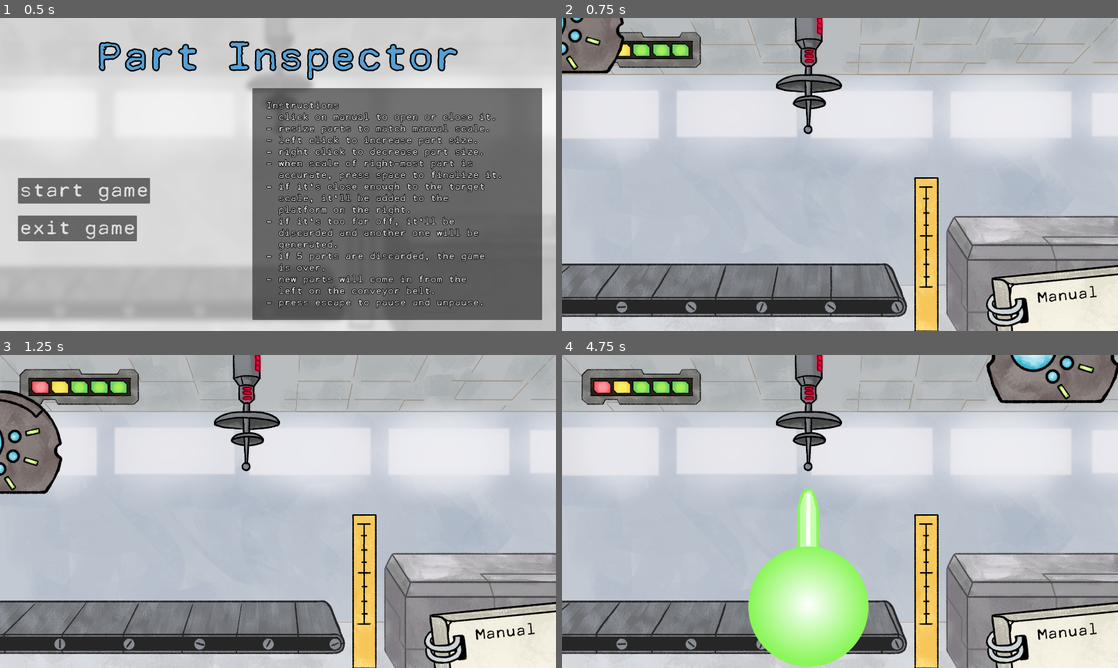
Above: before the commit, frames 1-4 (two rows, left to right).
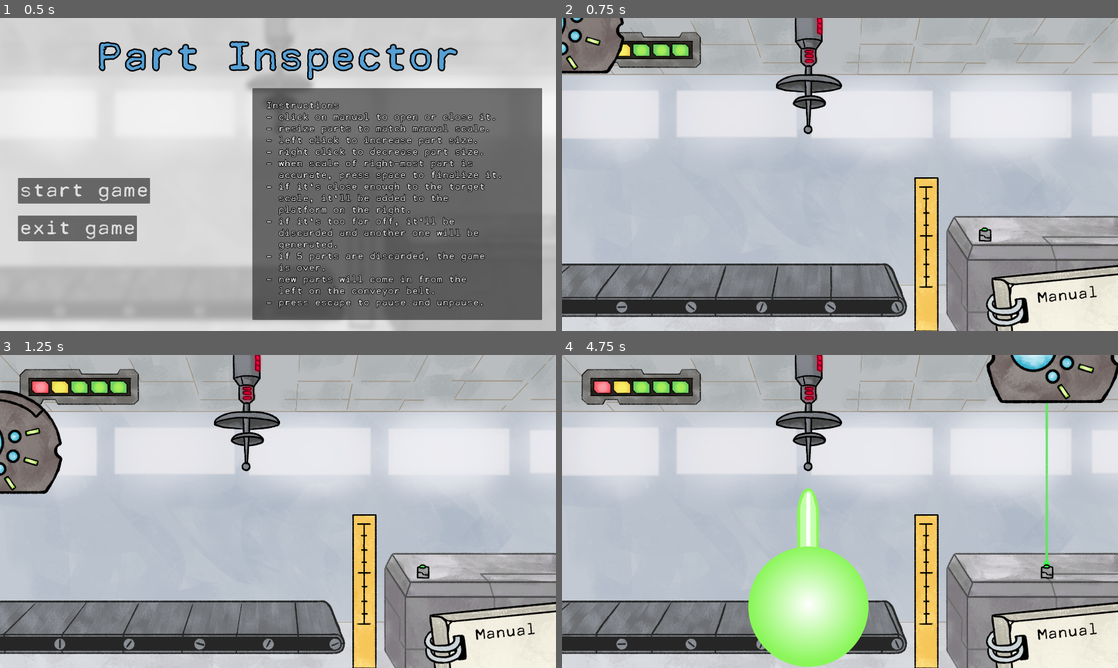
Above: after the commit, the same moments.

Repository: saadjiqbal/tip-the-scales
Game: Godot game, scene res://scenes/main_menu.tscn
The game is run twice, just before and just after one commit, with the same random seed, the same clock (stepped at 60 frames per second) and the same inputs.
Inputs (mouse positions are in pixels of both pictures, inside the frame that each line leads up to):
- Up to frame 1 (0.5 s): no input
- Up to frame 2 (0.75 s): click "start game" at 0.5 s
- Up to frame 3 (1.25 s): no input
- Up to frame 4 (4.75 s): tap Enter (ui_accept) at 1.25, 1.35, 1.52, 1.82, 2.27, 2.3, 2.57, 3.05, 3.6, 3.77, 4.07, 4.52, 4.55 s; move the mouse to (962, 495) at 1.27 s; click (962, 495) at 1.42 s; move the mouse to (589, 574) at 2.02 s; click (589, 574) at 2.1 s; move the mouse to (895, 442) at 2.77 s; hold Right mouse button (RightClick) 2.78-3.53 s; click (895, 442) at 2.92 s; move the mouse to (812, 574) at 3.52 s; click (812, 574) at 3.67 s; move the mouse to (1006, 558) at 4.27 s; press the mouse at (1006, 558) at 4.28 s

Frame 1 is identical in both runs. In frame 2, 0.1% of the frame differs, in the area x 74-78%, y 66-72%; in frame 3, 0.1%; in frame 4, 0.4%, in the area x 86-89%, y 15-72%.

Commit message:
scanner animation

Diff:
--- a/scenes/teleporter.tscn
+++ b/scenes/teleporter.tscn
@@ -1,9 +1,77 @@
-[gd_scene load_steps=5 format=3 uid="uid://l5sgoluep11v"]
+[gd_scene load_steps=21 format=3 uid="uid://l5sgoluep11v"]
 
 [ext_resource type="Texture2D" uid="uid://b6hoooye2h5rd" path="res://sprites/scenery/teleporter.png" id="1_gka44"]
 [ext_resource type="Script" path="res://scripts/teleporter.gd" id="2_st1fq"]
 [ext_resource type="AudioStream" uid="uid://lbqvrytov8fl" path="res://Audio/SFX/SFX_Teleport_03.wav" id="3_1p2uf"]
 [ext_resource type="PackedScene" uid="uid://bp66k5ywouyed" path="res://scenes/teleport_effect.tscn" id="4_3jur6"]
+[ext_resource type="Texture2D" uid="uid://ucavbhe454wu" path="res://sprites/scanner_animation/scanner_animation0000.png" id="5_xufce"]
+[ext_resource type="Texture2D" uid="uid://dauaujpuv8gjh" path="res://sprites/scanner_animation/scanner_animation0001.png" id="6_d54t5"]
+[ext_resource type="Texture2D" uid="uid://yoec755onlfe" path="res://sprites/scanner_animation/scanner_animation0002.png" id="7_2toss"]
+[ext_resource type="Texture2D" uid="uid://c3nc31p7h4j0t" path="res://sprites/scanner_animation/scanner_animation0003.png" id="8_ycnh4"]
+[ext_resource type="Texture2D" uid="uid://bnwoj6be6m3ce" path="res://sprites/scanner_animation/scanner_animation0004.png" id="9_yahu1"]
+[ext_resource type="Texture2D" uid="uid://d4lpcx6oneci4" path="res://sprites/scanner_animation/scanner_animation0005.png" id="10_tudxm"]
+[ext_resource type="Texture2D" uid="uid://do4olfjo5tnqr" path="res://sprites/scanner_animation/scanner_animation0006.png" id="11_pbs05"]
+[ext_resource type="Texture2D" uid="uid://bhpk00ow0qjj5" path="res://sprites/scanner_animation/scanner_animation0007.png" id="12_k80jk"]
+[ext_resource type="Texture2D" uid="uid://brsl5vc78cuf2" path="res://sprites/scanner_animation/scanner_animation0009.png" id="13_t26k8"]
+[ext_resource type="Texture2D" uid="uid://nf8h8cowgd7e" path="res://sprites/scanner_animation/scanner_animation0010.png" id="14_jam1f"]
+[ext_resource type="Texture2D" uid="uid://idk4awoaajvo" path="res://sprites/scanner_animation/scanner_animation0011.png" id="15_lu7am"]
+[ext_resource type="Texture2D" uid="uid://bppfxr5cw132d" path="res://sprites/scanner_animation/scanner_animation0012.png" id="16_3fqhm"]
+[ext_resource type="Texture2D" uid="uid://45lyv5e5m3da" path="res://sprites/scanner_animation/scanner_animation0013.png" id="17_xy1ti"]
+[ext_resource type="Texture2D" uid="uid://mid215gmcgey" path="res://sprites/scanner_animation/scanner_animation0014.png" id="18_g3y7j"]
+[ext_resource type="Texture2D" uid="uid://de8mbbueyjy1m" path="res://sprites/scanner_animation/scanner_animation0015.png" id="19_c4808"]
+
+[sub_resource type="SpriteFrames" id="SpriteFrames_equyk"]
+animations = [{
+"frames": [{
+"duration": 1.0,
+"texture": ExtResource("5_xufce")
+}, {
+"duration": 1.0,
+"texture": ExtResource("6_d54t5")
+}, {
+"duration": 1.0,
+"texture": ExtResource("7_2toss")
+}, {
+"duration": 1.0,
+"texture": ExtResource("8_ycnh4")
+}, {
+"duration": 1.0,
+"texture": ExtResource("9_yahu1")
+}, {
+"duration": 1.0,
+"texture": ExtResource("10_tudxm")
+}, {
+"duration": 1.0,
+"texture": ExtResource("11_pbs05")
+}, {
+"duration": 2.0,
+"texture": ExtResource("12_k80jk")
+}, {
+"duration": 1.0,
+"texture": ExtResource("13_t26k8")
+}, {
+"duration": 1.0,
+"texture": ExtResource("14_jam1f")
+}, {
+"duration": 1.0,
+"texture": ExtResource("15_lu7am")
+}, {
+"duration": 1.0,
+"texture": ExtResource("16_3fqhm")
+}, {
+"duration": 1.0,
+"texture": ExtResource("17_xy1ti")
+}, {
+"duration": 1.0,
+"texture": ExtResource("18_g3y7j")
+}, {
+"duration": 1.0,
+"texture": ExtResource("19_c4808")
+}],
+"loop": false,
+"name": &"scan",
+"speed": 24.0
+}]
 
 [node name="Teleporter" type="Sprite2D"]
 texture = ExtResource("1_gka44")
@@ -33,3 +101,10 @@
 
 [node name="TeleportEffect" parent="." instance=ExtResource("4_3jur6")]
 position = Vector2(-963, -199)
+
+[node name="ScannerAnimation" type="AnimatedSprite2D" parent="."]
+position = Vector2(816, 215)
+sprite_frames = SubResource("SpriteFrames_equyk")
+animation = &"scan"
+frame = 14
+frame_progress = 1.0
--- a/scripts/teleporter.gd
+++ b/scripts/teleporter.gd
@@ -29,6 +29,7 @@
 
 		$AudioStreamPlayer.play()
 		$TeleportEffect.play("teleport")
+		$ScannerAnimation.play("scan")
 
 func check_collisions():
 	if $RayCast2D.is_colliding():
Binary file added: sprites/scanner_animation/scanner_animation0000.png
Not shown, added: sprites/scanner_animation/scanner_animation0000.png.import
Binary file added: sprites/scanner_animation/scanner_animation0001.png
Not shown, added: sprites/scanner_animation/scanner_animation0001.png.import
Binary file added: sprites/scanner_animation/scanner_animation0002.png
Not shown, added: sprites/scanner_animation/scanner_animation0002.png.import
Binary file added: sprites/scanner_animation/scanner_animation0003.png
Not shown, added: sprites/scanner_animation/scanner_animation0003.png.import
Binary file added: sprites/scanner_animation/scanner_animation0004.png
Not shown, added: sprites/scanner_animation/scanner_animation0004.png.import
Binary file added: sprites/scanner_animation/scanner_animation0005.png
Not shown, added: sprites/scanner_animation/scanner_animation0005.png.import
(and 18 more such lines)
